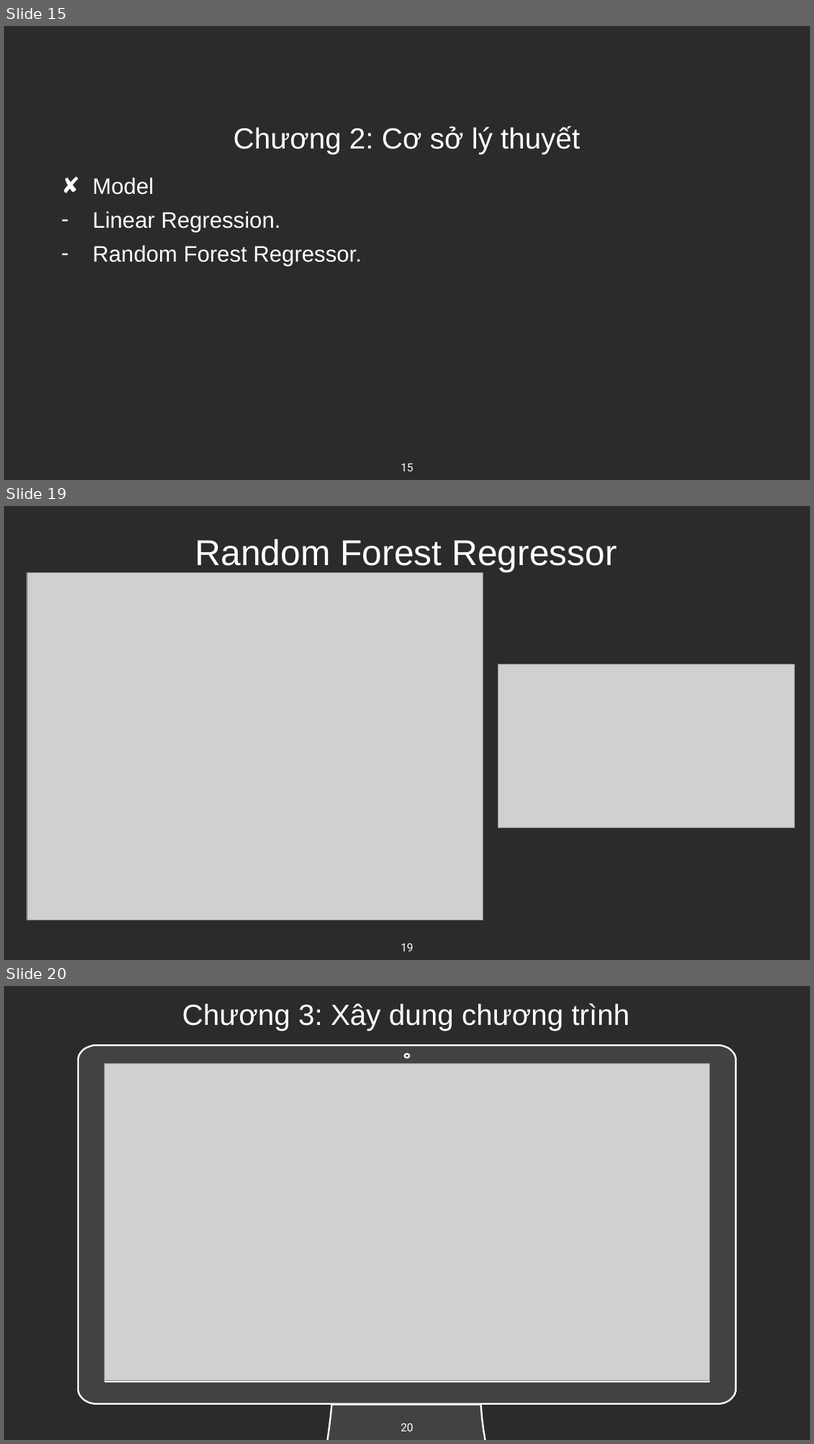
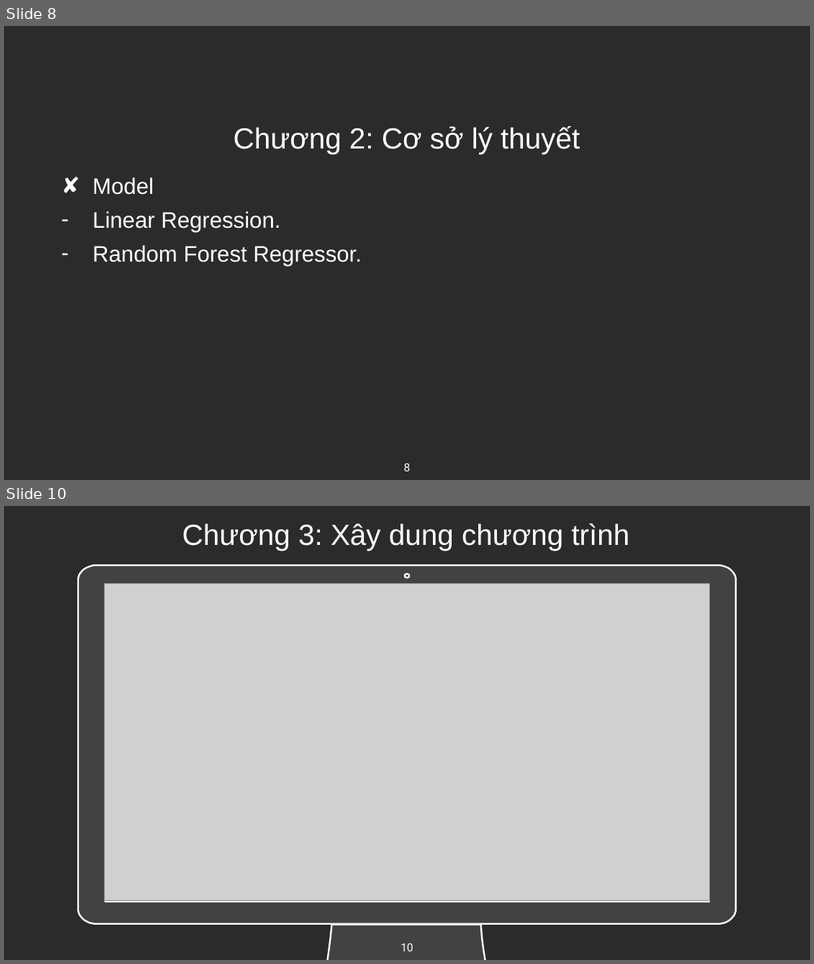
Before and after one commit to duckhhbg/KHDL, a slide deck: KHDL.pptx. Shown one above the other, each under a label of ours: slides 15, 19 and 20 before the commit, slides 8 and 10 after it; the slides between them are not shown. The pictures are 814x1444 and 814x964 pixels, drawn with LibreOffice and Linux fonts; fonts in the diff are those of the drawing; grey boxes stand for pictures; background and template pictures are left out; a plain dark background stands for a picture behind light text. Boxes give left, top, right and bottom in pixels: in the first picture for what was removed or moved away, otherwise in the second. Text is boxed around its words. In the diff, an @@ line names an element or a change of style, - is before the commit and + after.

```diff
--- a/KHDL.pptx
+++ b/KHDL.pptx
@@ slide 19 removed at [4,506,810,960], background picture (left out) @@
@@ title removed at [196,539,617,572] @@
-Random Forest Regressor
@@ picture removed at [27,573,484,920] @@
@@ picture removed at [499,664,795,828] @@
@@ page number removed at [401,943,413,951] @@
-19
@@ what was slide 15 is now slide 8 @@
@@ page number at [404,463,411,471]: text changed @@
-15
+8
@@ what was slide 20 is now slide 10 @@
@@ page number at [401,943,413,951]: text changed @@
-20
+10
```
Also in this commit, not shown: 4 slides changed, 1 slide added, 10 other slides removed, 1 other file.
